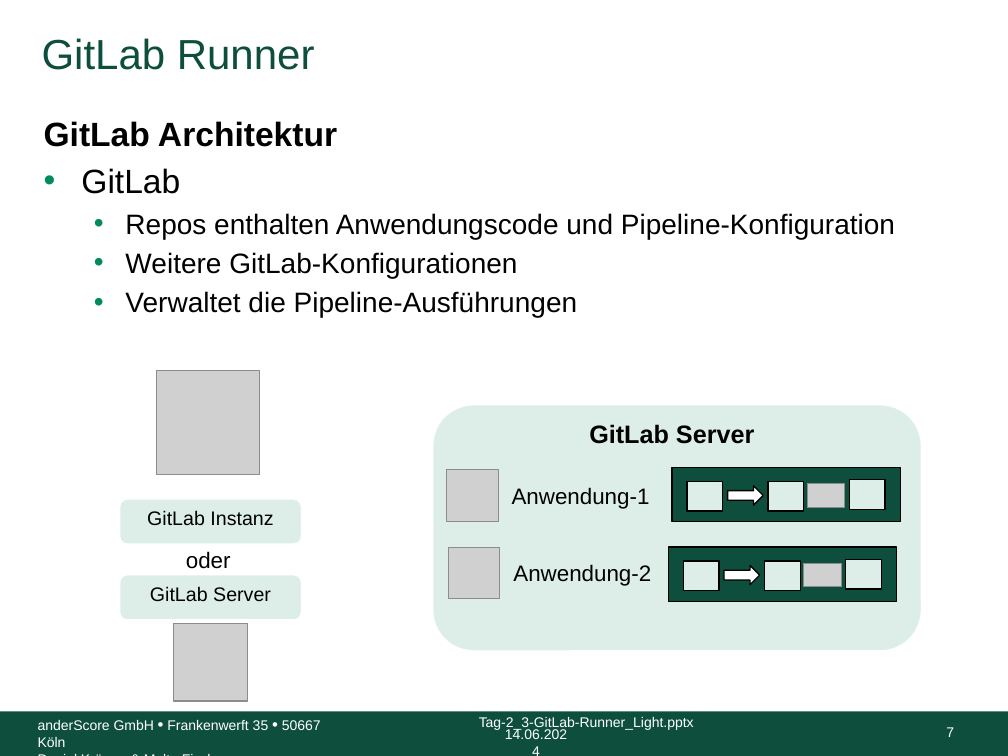
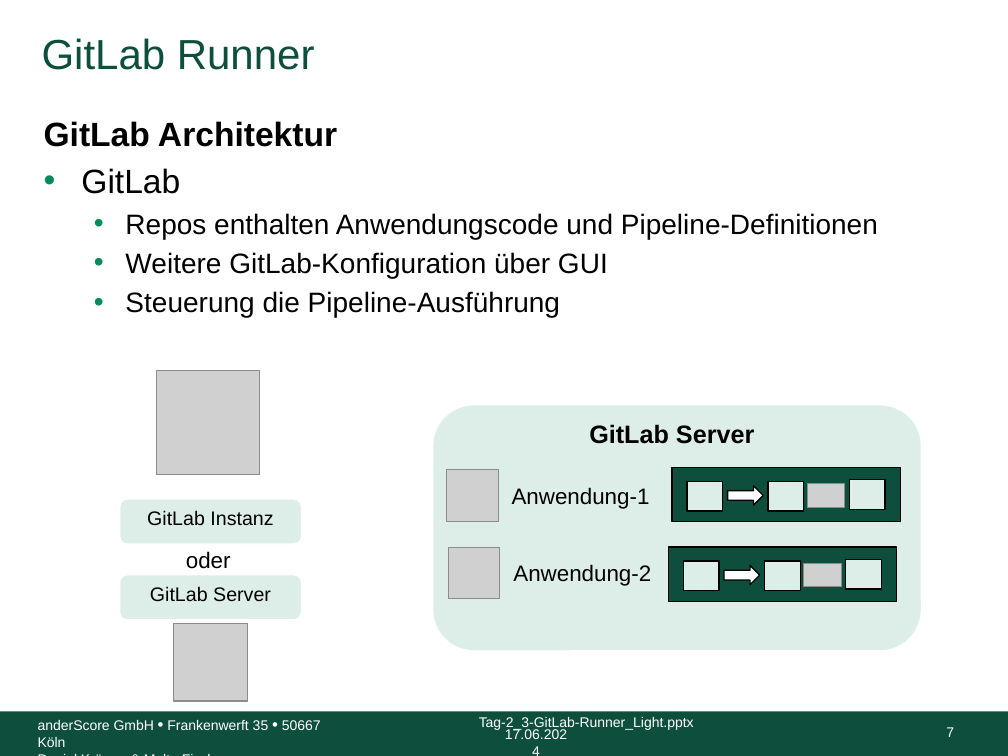
Before and after one commit to anderscore-gmbh/gitlab, a slide deck: slide 7 of slides/Tag-2_3-GitLab-Runner.pptx. Drawn at 1008x756 pixels with LibreOffice and Linux fonts; fonts in the diff are those of the drawing; grey boxes stand for pictures; background and template pictures are left out. Boxes give left, top, right and bottom in pixels: in the first picture for what was removed or moved away, otherwise in the second. Text is boxed around its words. In the diff, an @@ line names an element or a change of style, - is before the commit and + after.

```diff
--- a/slides/Tag-2_3-GitLab-Runner.pptx
+++ b/slides/Tag-2_3-GitLab-Runner.pptx
@@ text at bbox=[125, 213, 878, 317]: text changed @@
-  • Repos enthalten Anwendungscode und Pipeline-Konfiguration
-  • Weitere GitLab-Konfigurationen
-  • Verwaltet die Pipeline-Ausführungen
+  • Repos enthalten Anwendungscode und Pipeline-Definitionen
+  • Weitere GitLab-Konfiguration über GUI
+  • Steuerung die Pipeline-Ausführung
@@ text at bbox=[505, 729, 567, 739]: text changed @@
-14.06.2024
+17.06.2024
```
Also in this commit, not shown: 99 other slides changed, 4 other files.
